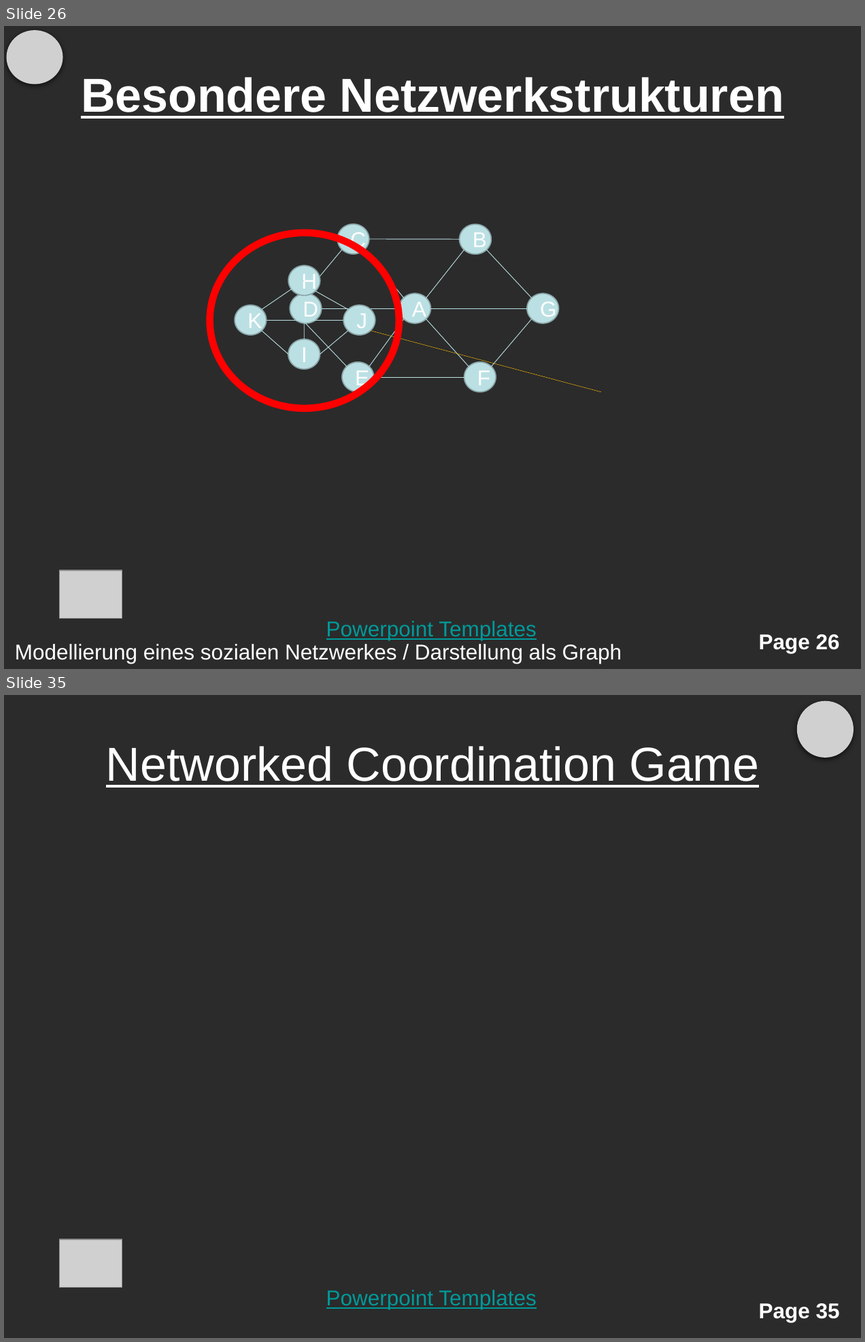
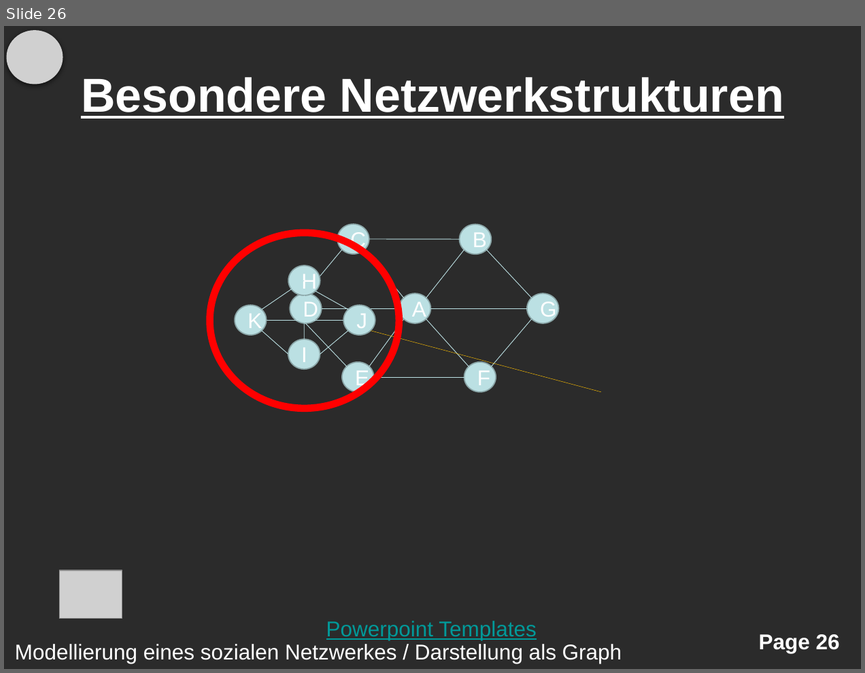
Before and after one commit to BlindSide89/Simple, a slide deck: Presentations/PresentationNEWStyle.pptx. Shown one above the other, each under a label of ours: slides 26 and 35 before the commit, slide 26 after it; the slides between them are not shown. The pictures are 865x1342 and 865x673 pixels, drawn with LibreOffice and Linux fonts; fonts in the diff are those of the drawing; grey boxes stand for pictures; background and template pictures are left out; a plain dark background stands for a picture behind light text. Boxes give left, top, right and bottom in pixels: in the first picture for what was removed or moved away, otherwise in the second. Text is boxed around its words. In the diff, an @@ line names an element or a change of style, - is before the commit and + after.

```diff
--- a/Presentations/PresentationNEWStyle.pptx
+++ b/Presentations/PresentationNEWStyle.pptx
@@ slide 35 removed at <box>4,695,861,1338</box>, background picture (left out); not listed: 2 template elements that a slide beside it also shows @@
@@ picture removed at <box>797,701,853,758</box> @@
@@ title removed at <box>106,746,759,787</box> @@
-Networked Coordination Game
@@ picture removed at <box>60,1239,122,1287</box> @@
```
Also in this commit, not shown: 39 slides changed, 10 slides added, 2 other slides removed, 1 other file.
